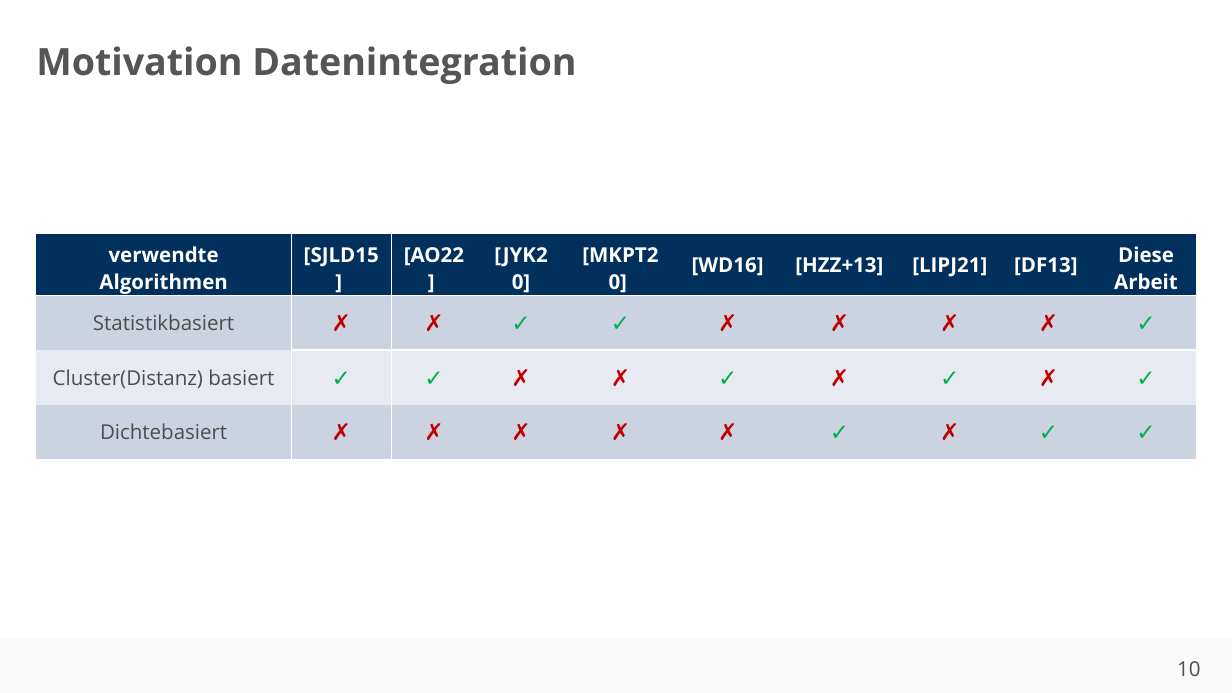
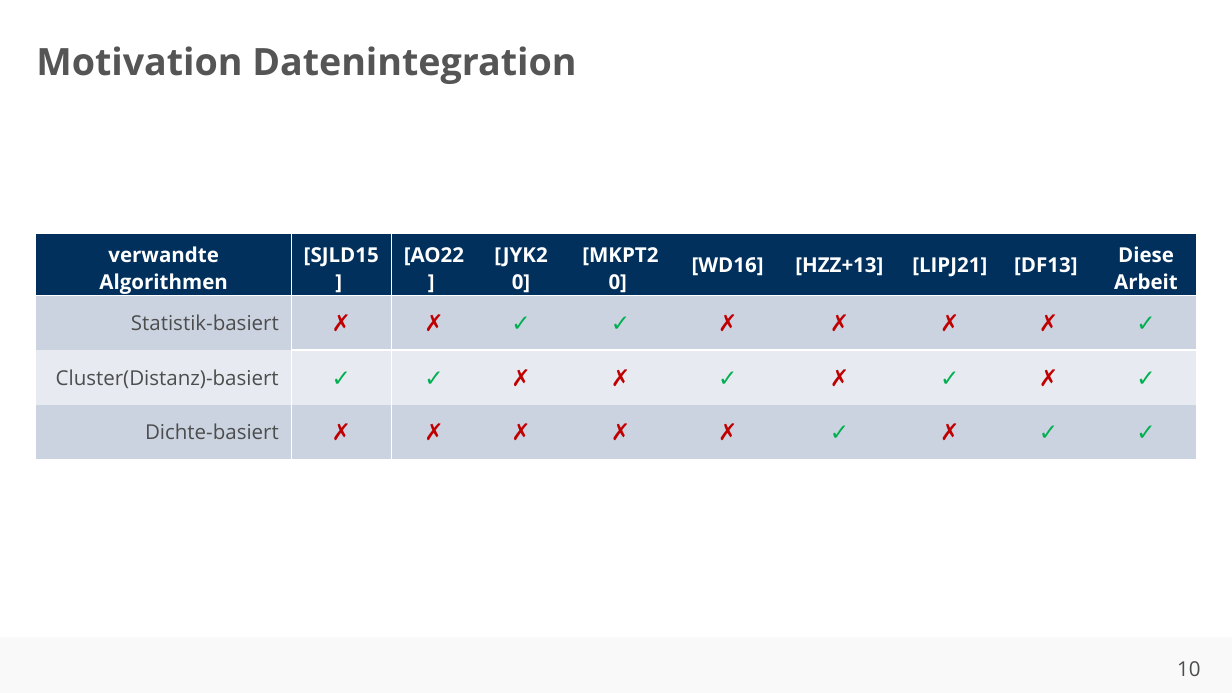
Before and after one commit to ahndavin/Abschlussarbeit_Bachelor, a slide deck: slide 10 of Kolloquium/Kolloquium.pptx. Drawn at 1232x693 pixels with LibreOffice and Linux fonts; fonts in the diff are those of the drawing; background and template pictures are left out. Boxes give left, top, right and bottom in pixels: in the first picture for what was removed or moved away, otherwise in the second. Text is boxed around its words. In the diff, an @@ line names an element or a change of style, - is before the commit and + after.

Commit message:
update

```diff
--- a/Kolloquium/Kolloquium.pptx
+++ b/Kolloquium/Kolloquium.pptx
@@ table at (36,234,1196,460) @@
-row 1, column 1: verwendte Algorithmen
+row 1, column 1: verwandte Algorithmen
-row 2, column 1: Statistikbasiert
+row 2, column 1: Statistik-basiert
-row 3, column 1: Cluster(Distanz) basiert
+row 3, column 1: Cluster(Distanz)-basiert
-row 4, column 1: Dichtebasiert
+row 4, column 1: Dichte-basiert
```
Also in this commit, not shown: 1 other slide changed.
